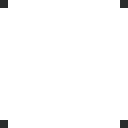
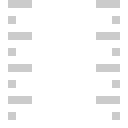
Two versions of the same layered image (128×128). Layer-by-layer changes:
added layer "detail.base" above "edge.base" over (8, 0, 120, 120)
hid "tank.bottom" over (0, 0, 128, 128)
